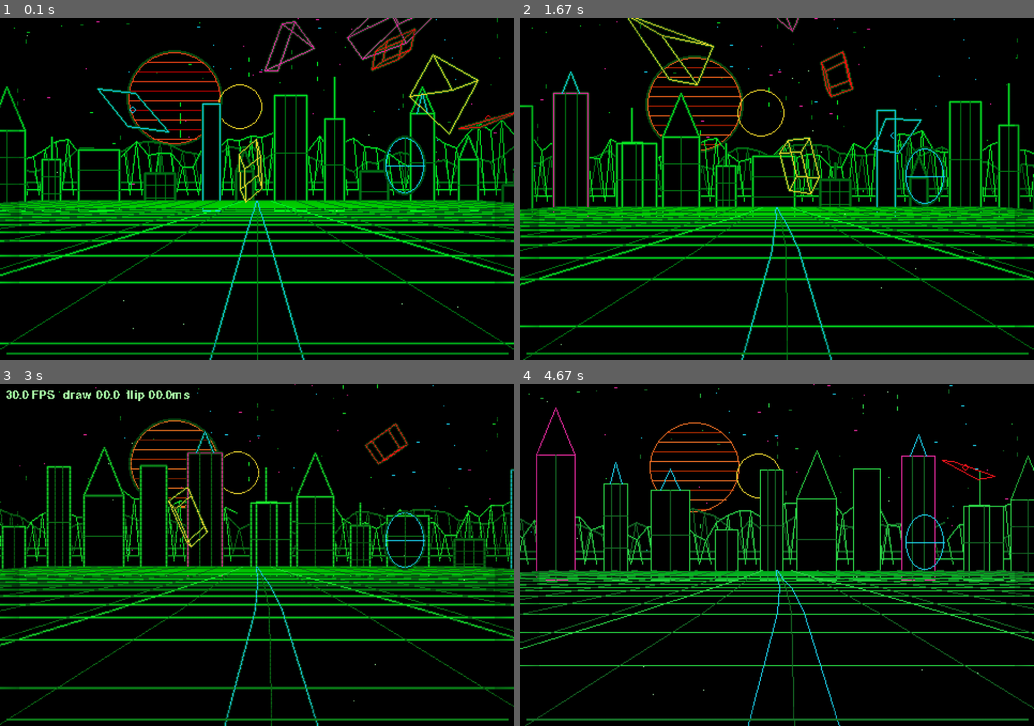
Above: before the commit, frames 1-4 (two rows, left to right).
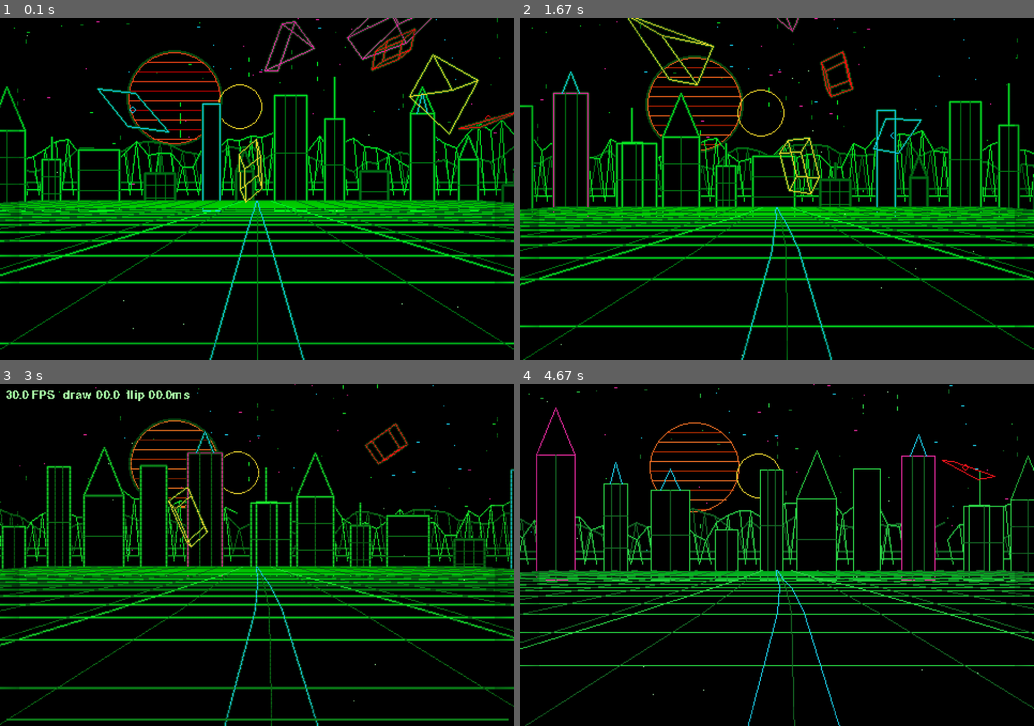
Above: after the commit, the same moments.

Repository: tatosgames/supertronicopygame
Game: pygame game, started from main.py
Same seed, same stepped clock (60 frames per second), same inputs: the game is played once before the commit and once after it.
Inputs:
- Up to frame 1 (0.1 s): no input
- Up to frame 2 (1.67 s): tap Space at 0.33 s; hold Right 0.67-1.13 s; hold D 0.67-1.13 s; tap F at 0.73, 1.03, 1.23, 1.57 s; tap C at 0.82 s; hold Up 1.17-1.47 s; hold Right from 1.5 s (still down); hold D from 1.5 s (still down)
- Up to frame 3 (3 s): tap F at 1.87, 2.07, 2.37, 2.63, 2.97 s; release Right at 1.97 s; release D at 1.97 s; hold Left 2-2.53 s; tap C at 2.15 s; hold Down 2.57-2.87 s; hold S 2.57-2.87 s; hold Left from 2.9 s (still down)
- Up to frame 4 (4.67 s): tap F at 3.27, 3.4, 3.8, 4.1, 4.47 s; release Left at 3.3 s; hold Up 3.33-3.7 s; tap C at 3.48 s; hold Right 3.73-4.37 s; hold D 3.73-4.37 s; tap G at 3.88 s; hold Down from 4.4 s (still down); hold S from 4.4 s (still down)

The runs differ from the first frame. In frame 1, 1.0% of the frame differs, in the area x 1-99%, y 34-99%; in frame 2, 1.0%; in frame 3, 0.3%; in frame 4, 0.8%.

Commit message:
Add SDL video backend selection and debug VU meter

Diff:
--- a/app.py
+++ b/app.py
@@ -1,4 +1,5 @@
 import random
+import os
 import time
 
 import pygame
@@ -17,6 +18,8 @@
 
     def __init__(self, config: Config) -> None:
         self.config = config
+        if config.video_driver != "auto":
+            os.environ["SDL_VIDEODRIVER"] = config.video_driver
         pygame.init()
         pygame.display.set_caption("Retro Tron Wireframe Visualizer")
         flags = pygame.FULLSCREEN if config.fullscreen else 0
@@ -153,6 +156,8 @@
         self.surface.blit(self.font.render(label, False, self.config.palette.text), (5, 5))
 
     def draw_vu_meter(self) -> None:
+        if not self.config.show_fps:
+            return
         palette = self.config.palette
         left, right, y = 6, self.config.width - 6, self.config.height - 7
         pygame.draw.line(self.surface, palette.dim, (left, y), (right, y), 2)
@@ -175,7 +180,7 @@
         self.grid.draw(scene, self.projection, self.elapsed, self.batch)
         self.drones.draw(scene, self.projection, self.elapsed, self.batch)
         self.batch.draw(scene, self.config.glow, palette.glow, self.config.audio_onset)
-        self.portals.draw(scene, self.projection, self.elapsed)
+        # self.portals.draw(scene, self.projection, self.elapsed)
         self.fx.draw(scene, self.elapsed)
         if distortion_active:
             self.vector_distortion.draw(scene, self.surface, palette.background, self.elapsed, self.config.audio_onset)
--- a/cli.py
+++ b/cli.py
@@ -11,6 +11,7 @@
     parser.add_argument("--fps", type=int, default=30, help="Frame-rate cap.")
     parser.add_argument("--seed", type=int, default=1979, help="Procedural seed.")
     parser.add_argument("--fullscreen", action="store_true", help="Launch fullscreen.")
+    parser.add_argument("--video-driver", choices=("auto", "x11", "kmsdrm", "wayland", "dummy"), default="auto", help="SDL video backend.")
     parser.add_argument("--no-auto", action="store_true", help="Disable automatic seed and palette variation.")
     parser.add_argument("--no-audio", action="store_true", help="Disable microphone capture and audio reactions.")
     parser.add_argument("--profile", choices=("high", "pi", "minimal"), default="high", help="Visual/performance profile. Use 'pi' for Raspberry Pi 3.")
@@ -19,6 +20,7 @@
         width=max(160, args.width), height=max(120, args.height), scale=max(1, args.scale),
         fps=max(15, min(120, args.fps)), seed=args.seed, fullscreen=args.fullscreen,
         profile=args.profile, auto_variation=not args.no_auto, audio_enabled=not args.no_audio,
+        video_driver=args.video_driver,
     )
     apply_performance_profile(config)
     return config
--- a/config.py
+++ b/config.py
@@ -88,6 +88,7 @@
     seed: int = 1979
     fullscreen: bool = False
     profile: str = "high"
+    video_driver: str = "auto"
 
     speed: float = 1.0
     min_speed: float = 0.15
--- a/tests/test_cli.py
+++ b/tests/test_cli.py
@@ -6,6 +6,10 @@
 class CliTests(unittest.TestCase):
     def test_scanlines_are_disabled_by_default(self) -> None:
         self.assertFalse(parse_args([]).scanlines)
+
+    def test_video_driver_defaults_to_auto_and_can_be_selected(self) -> None:
+        self.assertEqual(parse_args([]).video_driver, "auto")
+        self.assertEqual(parse_args(["--video-driver", "kmsdrm"]).video_driver, "kmsdrm")
 
     def test_clamps_display_arguments_and_disables_optional_features(self) -> None:
         config = parse_args(["--width", "1", "--height", "1", "--scale", "0", "--fps", "999", "--no-auto", "--no-audio"])
Not shown, changed: README.md
